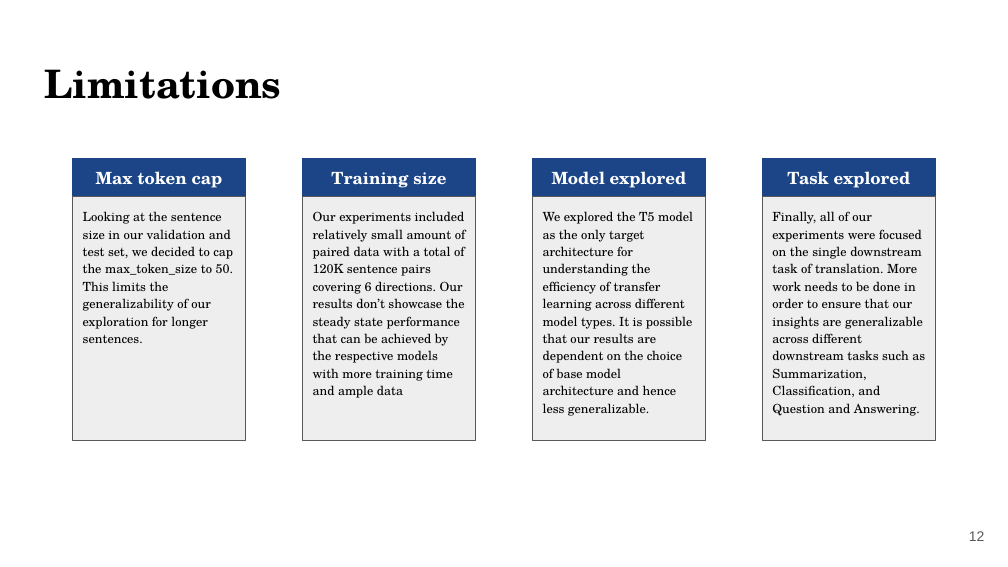
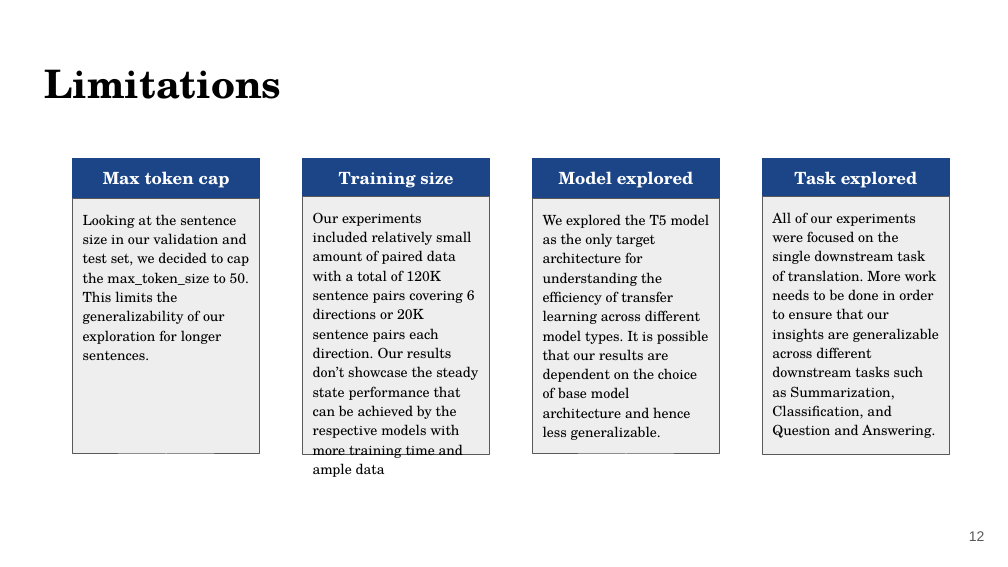
Before and after one commit to Ngo-Kevin/Transfer-Learning-Across-Transformer, a slide deck: slide 12 of project_presentation/W266_Project_Presentation.pptx. Drawn at 1008x567 pixels with LibreOffice and Linux fonts; fonts in the diff are those of the drawing; background and template pictures are left out. Boxes give left, top, right and bottom in pixels: in the first picture for what was removed or moved away, otherwise in the second. Text is boxed around its words. In the diff, an @@ line names an element or a change of style, - is before the commit and + after.

```diff
--- a/project_presentation/W266_Project_Presentation.pptx
+++ b/project_presentation/W266_Project_Presentation.pptx
@@ rectangle "Max token cap": place and size @@
-rectangle "Max token cap" at (73,158,246,197)
+rectangle "Max token cap" at (73,158,260,199)
@@ rectangle "Training size": place and size @@
-rectangle "Training size" at (302,158,476,197)
+rectangle "Training size" at (302,158,490,197)
@@ rectangle "Model explored": place and size @@
-rectangle "Model explored" at (532,158,706,197)
+rectangle "Model explored" at (532,158,720,199)
@@ rectangle "Task explored": place and size @@
-rectangle "Task explored" at (762,158,935,197)
+rectangle "Task explored" at (762,158,950,197)
@@ rectangle "Looking at the sentence size ...": place and size @@
-rectangle "Looking at the sentence size ..." at (73,197,246,440)
+rectangle "Looking at the sentence size ..." at (73,199,260,455)
@@ rectangle "Looking at the sentence size ..." at (73,199,260,455): size 9 to 10 pt @@
@@ rectangle "Our experiments included relatively small ...": place and size @@
-rectangle "Our experiments included relatively small ..." at (302,197,476,440)
+rectangle "Our experiments included relatively small ..." at (302,197,490,454)
@@ rectangle "We explored the T5 model ..." at (532,199,720,455): size 9 to 10 pt @@
@@ rectangle "We explored the T5 model ...": place and size @@
-rectangle "We explored the T5 model ..." at (532,197,706,440)
+rectangle "We explored the T5 model ..." at (532,199,720,455)
@@ rectangle "All of our experiments were ...": place and size @@
-rectangle "All of our experiments were ..." at (762,197,935,440)
+rectangle "All of our experiments were ..." at (762,197,950,454)
@@ text in rectangle at (313,212,478,458): text changed; size 9 to 10 pt @@
-Our experiments included relatively small amount of paired data with a total of 120K sentence pairs covering 6 directions. Our results don’t showcase the steady state performance that can be achieved by the respective models with more training time and ample data
+Our experiments included relatively small amount of paired data with a total of 120K sentence pairs covering 6 directions or 20K sentence pairs each direction. Our results don’t showcase the steady state performance that can be achieved by the respective models with more training time and ample data
@@ text in rectangle at (772,212,939,438): text changed; size 9 to 10 pt @@
-Finally, all of our experiments were focused on the single downstream task of translation. More work needs to be done in order to ensure that our insights are generalizable across different downstream tasks such as Summarization, Classification, and Question and Answering.
+All of our experiments were focused on the single downstream task of translation. More work needs to be done in order to ensure that our insights are generalizable across different downstream tasks such as Summarization, Classification, and Question and Answering.
```
Also in this commit, not shown: 5 other slides changed, 1 other file.
